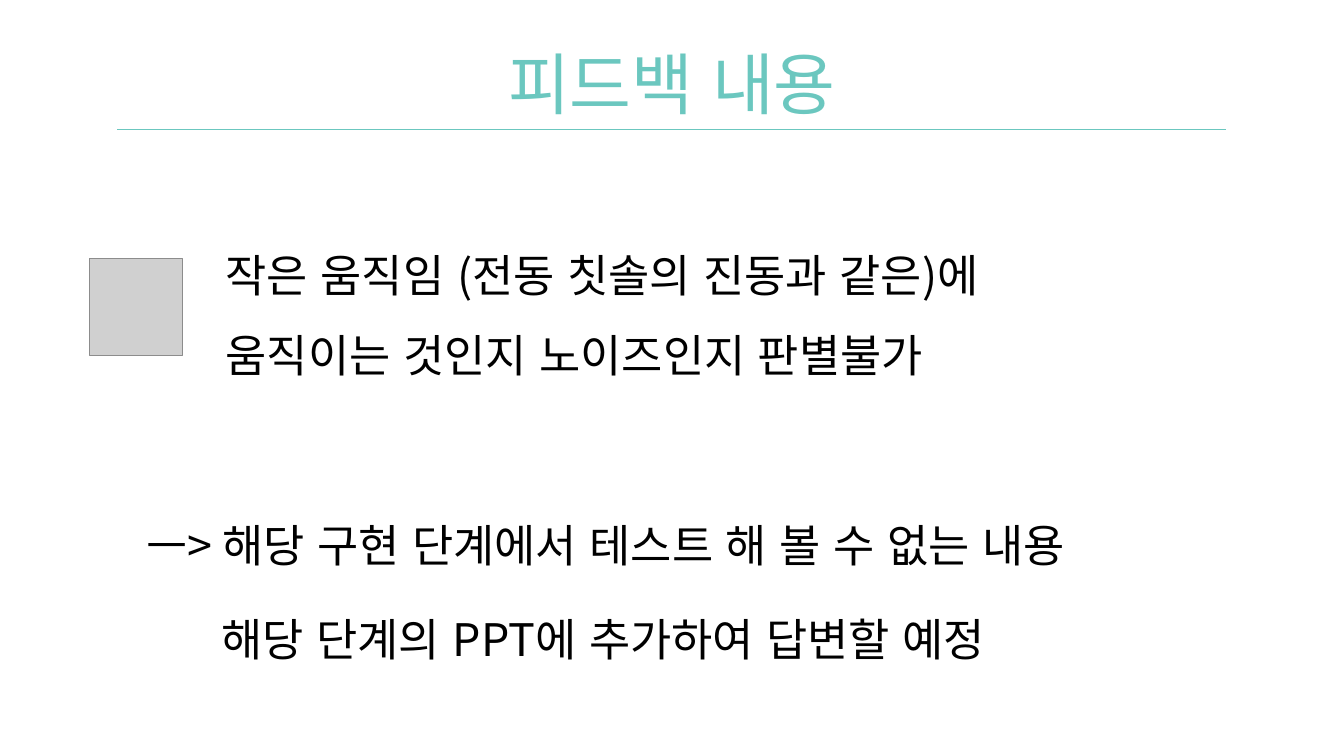
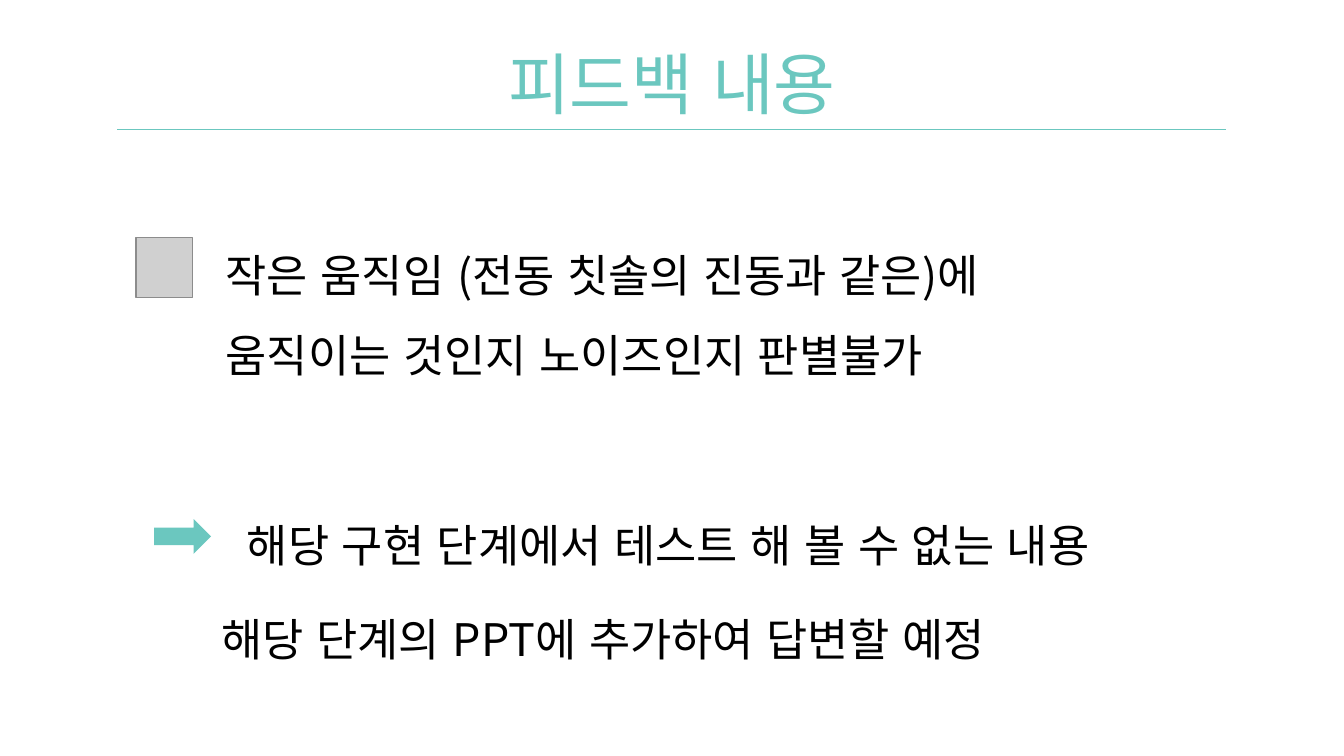
Before and after one commit to Team-Achi/Docs, a slide deck: slide 4 of PPT/캡스톤디자인_9주차_중간데모_발표자료_5조.pptx. Drawn at 1344x756 pixels with LibreOffice and Linux fonts; fonts in the diff are those of the drawing; grey boxes stand for pictures; background and template pictures are left out. Boxes give left, top, right and bottom in pixels: in the first picture for what was removed or moved away, otherwise in the second. Text is boxed around its words. In the diff, an @@ line names an element or a change of style, - is before the commit and + after.

```diff
--- a/PPT/캡스톤디자인_9주차_중간데모_발표자료_5조.pptx
+++ b/PPT/캡스톤디자인_9주차_중간데모_발표자료_5조.pptx
@@ picture: place and size @@
-picture at <box>90,259,182,356</box>
+picture at <box>136,238,194,297</box>
@@ right arrow added at <box>154,519,212,554</box>, fill #6BC7BF @@
@@ text at <box>247,525,1089,566</box>: text changed @@
-ㅡ> 해당 구현 단계에서 테스트 해 볼 수 없는 내용
+해당 구현 단계에서 테스트 해 볼 수 없는 내용
```
Also in this commit, not shown: 3 other slides changed.
